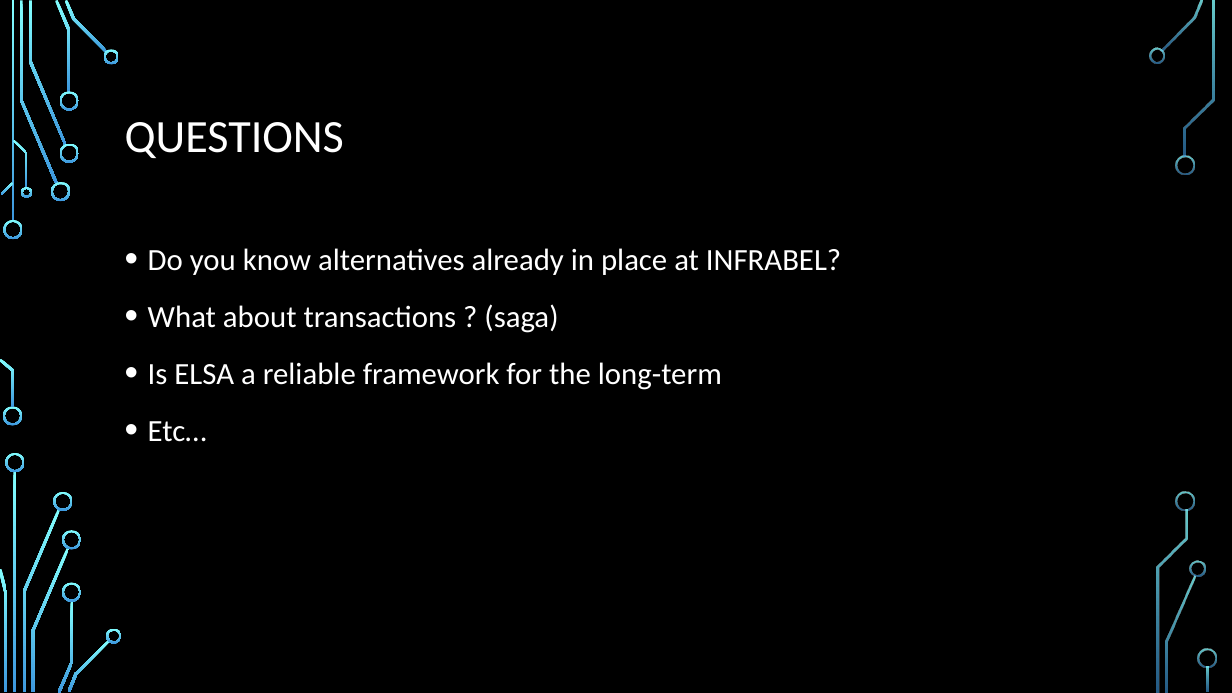
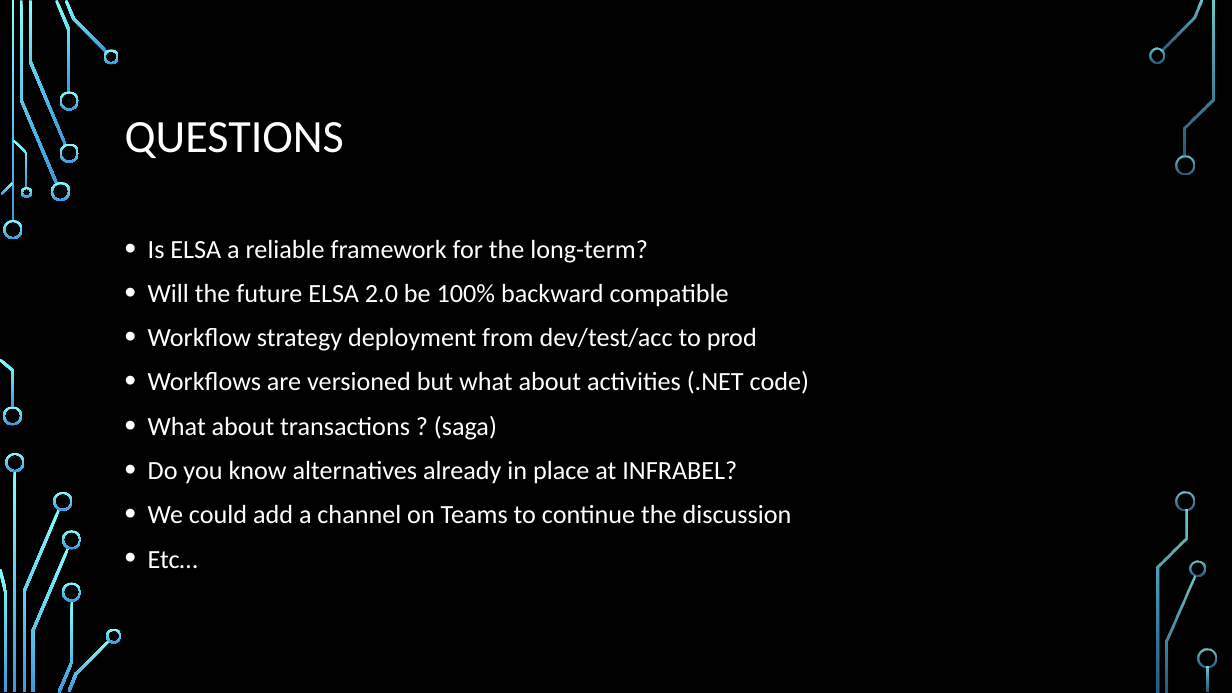
Before and after one commit to guerinsylvain/poc-state-machine-elsa, a slide deck: slide 8 of doc/demo.pptx. Drawn at 1232x693 pixels with LibreOffice and Linux fonts; fonts in the diff are those of the drawing; background and template pictures are left out. Boxes give left, top, right and bottom in pixels: in the first picture for what was removed or moved away, otherwise in the second. Text is boxed around its words. In the diff, an @@ line names an element or a change of style, - is before the commit and + after.

Commit message:
slides updated

```diff
--- a/doc/demo.pptx
+++ b/doc/demo.pptx
@@ text at [148, 239, 809, 440]: paragraphs added @@
+• Is ELSA a reliable framework for the long-term?
+• Will the future ELSA 2.0 be 100% backward compatible
+• Workflow strategy deployment from dev/test/acc to prod
+• Workflows are versioned but what about activities (.NET code)
+• What about transactions ? (saga)
@@ text at [148, 460, 737, 569]: size 24 to 20.4 pt in "Do you know alternatives already in place ...", "Etc…"; line spacing 1.2 to 1 @@
@@ text at [148, 504, 792, 524]: text changed; size 24 to 20.4 pt @@
-• What about transactions ? (saga)
-• Is ELSA a reliable framework for the long-term
+• We could add a channel on Teams to continue the discussion
```
Also in this commit, not shown: 3 other slides changed.
